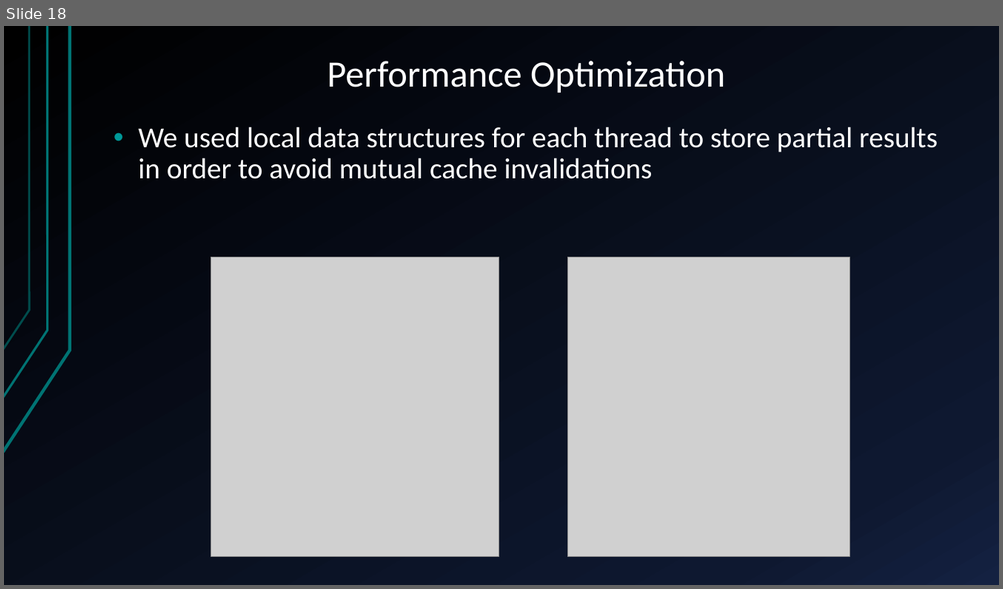
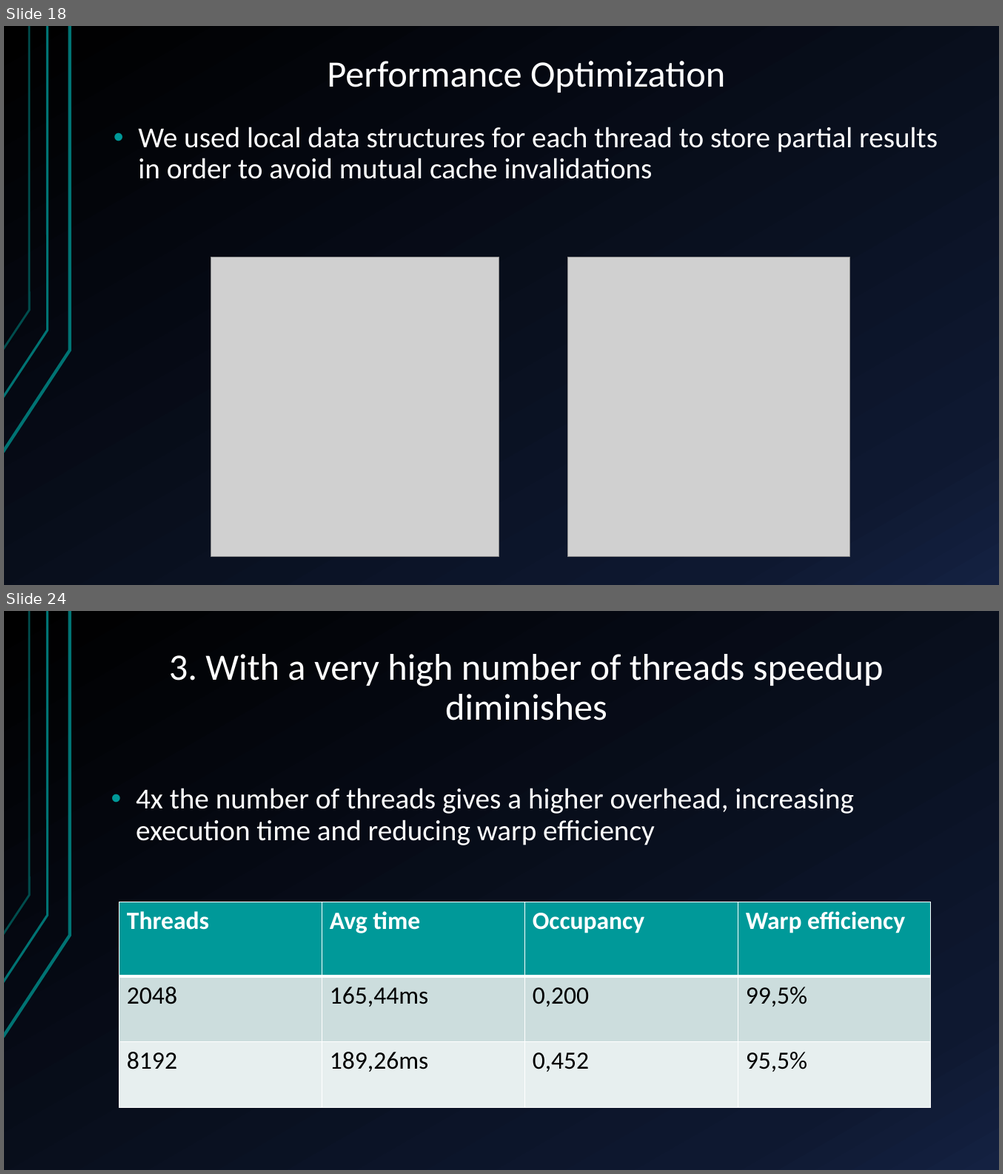
Before and after one commit to glmquint/K-Means-local, a slide deck: documentazione/presentazione.pptx. Shown one above the other, each under a label of ours: slide 18 before the commit, slides 18 and 24 after it; the slides between them are not shown. The pictures are 1003x589 and 1003x1174 pixels, drawn with LibreOffice and Linux fonts; fonts in the diff are those of the drawing; grey boxes stand for pictures; background and template pictures are left out. Boxes give left, top, right and bottom in pixels: in the first picture for what was removed or moved away, otherwise in the second. Text is boxed around its words. In the diff, an @@ line names an element or a change of style, - is before the commit and + after.

```diff
--- a/documentazione/presentazione.pptx
+++ b/documentazione/presentazione.pptx
@@ slide 24 added at (4, 611, 999, 1170), background gradient #000000 to #0F1931 to #142242; not listed: 3 template elements that a slide beside it also shows @@
@@ title added at (169, 654, 883, 721), 36 pt, text #FFFFFF @@
+3. With a very high number of threads speedup diminishes
@@ text added at (136, 788, 854, 846), 28 pt, text #FFFFFF @@
+• 4x the number of threads gives a higher overhead, increasing execution time and reducing warp efficiency
@@ table added at (119, 903, 931, 1109), 3 rows, 4 columns @@
+Threads | Avg time | Occupancy | Warp efficiency
+2048 | 165,44ms | 0,200 | 99,5%
+8192 | 189,26ms | 0,452 | 95,5%
```
Also in this commit, not shown: 2 slides changed, 8 other slides added.
